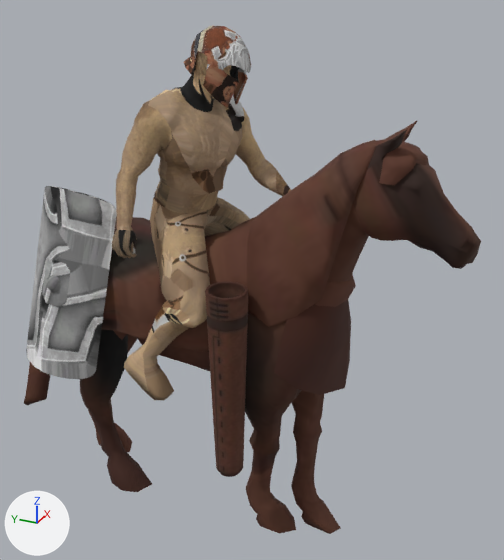
The glTF model public/assets/unit-models/109-turma.glb, before and after one commit.
Both versions are drawn from a 50 mm camera at (-3.19, -1.51, 3.18) aimed at (0.02, -0.06, 1.57). Every picture has the same lights, and +X, +Y and +Z are marked at lower left. The first picture is the older version. Vertices at exactly the same position are counted once.

The older version as bpy lines, for what is in view:
```python
me_mesh_0 = bpy.data.meshes.new('Mesh_0')
me_mesh_0.from_pydata(...)  # 2640 vertices, 5096 faces; spans x -0.57..0.46, y -1.23..1.39, z 0.0..2.89
# faces by material slot: [2034, 2656, 210, 196]
me_mesh_0.materials.append(mat_material_0)  # picture img_image_0
me_mesh_0.materials.append(mat_material_1)  # picture img_image_1
me_mesh_0.materials.append(mat_material_2)  # picture img_image_2
me_mesh_0.materials.append(mat_material_3)  # picture img_image_3
ob_mesh_0 = bpy.data.objects.new('Mesh_0', me_mesh_0)
ob_mesh_0.location = (0.0, 0.0, 0.0)
```
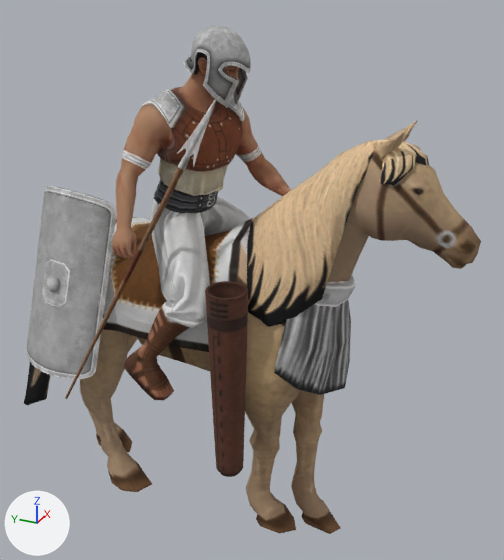
Diff of the bpy script that builds the scene:
```diff
--- a/public/assets/unit-models/109-turma.glb.py
+++ b/public/assets/unit-models/109-turma.glb.py
@@ img_image_5 @@
+img_image_5 = load_image('Image_5', '_unpacked/Image_5', 512, 512, 'sRGB')
@@ img_image_4 @@
+img_image_4 = load_image('Image_4', '_unpacked/Image_4', 256, 256, 'sRGB')
@@ mat_material_5 @@
+mat_material_5 = principled_material('Material_5')
+mat_material_5.texture = img_image_5
+mat_material_5.metallic = 0.05
+mat_material_5.roughness = 0.85
@@ mat_material_4 @@
+mat_material_4 = principled_material('Material_4')
+mat_material_4.texture = img_image_4
+mat_material_4.metallic = 0.05
+mat_material_4.roughness = 0.85
@@ me_mesh_0 @@
 # used by ob_mesh_0; location = (0.0, 0.0, 0.0)
-me_mesh_0.from_pydata(...)  # 2640 vertices, 5096 faces; spans x -0.57..0.46, y -1.23..1.39, z 0.0..2.89
+me_mesh_0.from_pydata(...)  # 2733 vertices, 5278 faces; spans x -0.68..0.46, y -1.23..1.39, z 0.0..2.89
+# me_mesh_0 part 1: a new loose piece of 93 vertices spanning x -0.68..-0.26, y -0.01..0.75, z 0.99..2.6, in mat_material_4 (picture img_image_4)
+# me_mesh_0 part 2: 1810 faces spanning x -0.4..0.4, y -1.23..1.39, z 0.0..2.5 switch from mat_material_0 (picture img_image_0) to mat_material_1 (picture img_image_1)
+# me_mesh_0 part 3: 2656 faces spanning x -0.5..0.46, y -0.42..0.54, z 0.95..2.87 switch from mat_material_1 (picture img_image_1) to mat_material_2 (picture img_image_2)
+# me_mesh_0 part 4: 210 faces spanning x -0.13..0.13, y -0.05..0.3, z 2.51..2.89 switch from mat_material_2 (picture img_image_2) to mat_material_3 (picture img_image_3)
+# me_mesh_0 part 5: 196 faces spanning x -0.57..-0.13, y 0.63..1.23, z 1.03..2.05 switch from mat_material_3 (picture img_image_3) to mat_material_5 (picture img_image_5)
+me_mesh_0.materials.append(mat_material_4)  # picture img_image_4
```

Changed parts and their boxes (x1, y1, x2, y2) in the pictures (504 x 560 px):
part 1 of me_mesh_0, added: after (65, 98, 217, 399)
part 2 of me_mesh_0, recoloured (brown to beige): (24, 121, 481, 534) in both
part 3 of me_mesh_0, recoloured: (112, 53, 291, 401) in both
part 4 of me_mesh_0, recoloured: (184, 25, 251, 108) in both
part 5 of me_mesh_0, recoloured: (26, 186, 117, 379) in both
